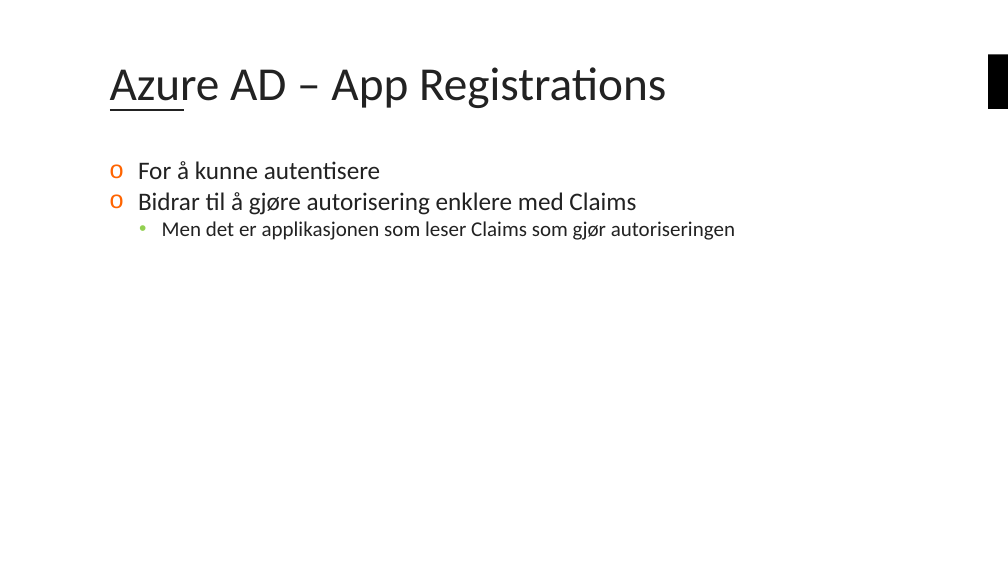
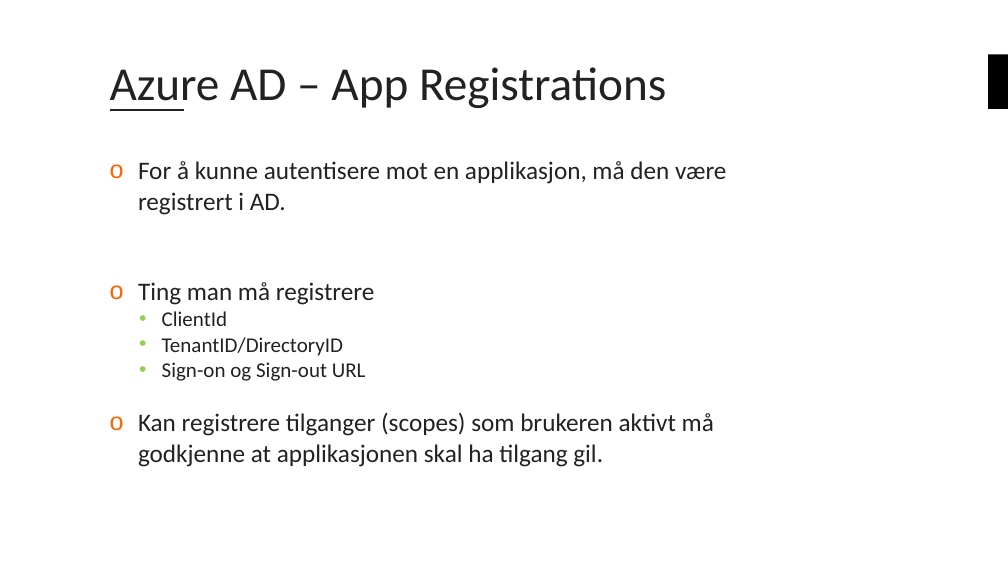
Before and after one commit to bouvet/azure-workshops, a slide deck: slide 14 of Workshop_3/Presentasjon/Azureskolen-Workshop#3.pptx. Drawn at 1008x567 pixels with LibreOffice and Linux fonts; fonts in the diff are those of the drawing; background and template pictures are left out. Boxes give left, top, right and bottom in pixels: in the first picture for what was removed or moved away, otherwise in the second. Text is boxed around its words. In the diff, an @@ line names an element or a change of style, - is before the commit and + after.

```diff
--- a/Workshop_3/Presentasjon/Azureskolen-Workshop#3.pptx
+++ b/Workshop_3/Presentasjon/Azureskolen-Workshop#3.pptx
@@ text at (138, 161, 726, 467): text changed @@
-o For å kunne autentisere
-o Bidrar til å gjøre autorisering enklere med Claims
-  • Men det er applikasjonen som leser Claims som gjør autoriseringen
+o For å kunne autentisere mot en applikasjon, må den være registrert i AD.
+o Ting man må registrere
+  • ClientId
+  • TenantID/DirectoryID
+  • Sign-on og Sign-out URL
+o Kan registrere tilganger (scopes) som brukeren aktivt må godkjenne at applikasjonen skal ha tilgang gil.
```
Also in this commit, not shown: 5 other slides changed.
